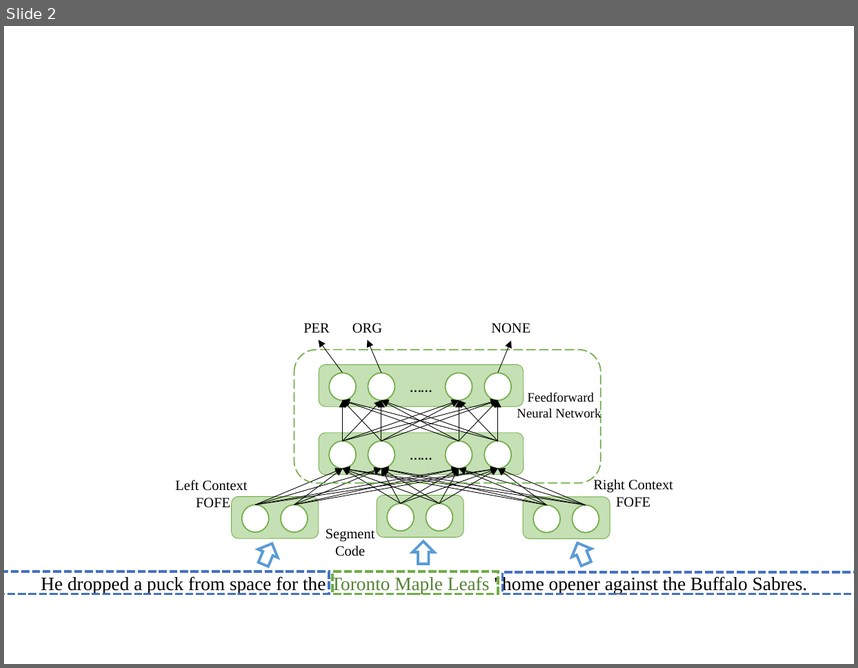
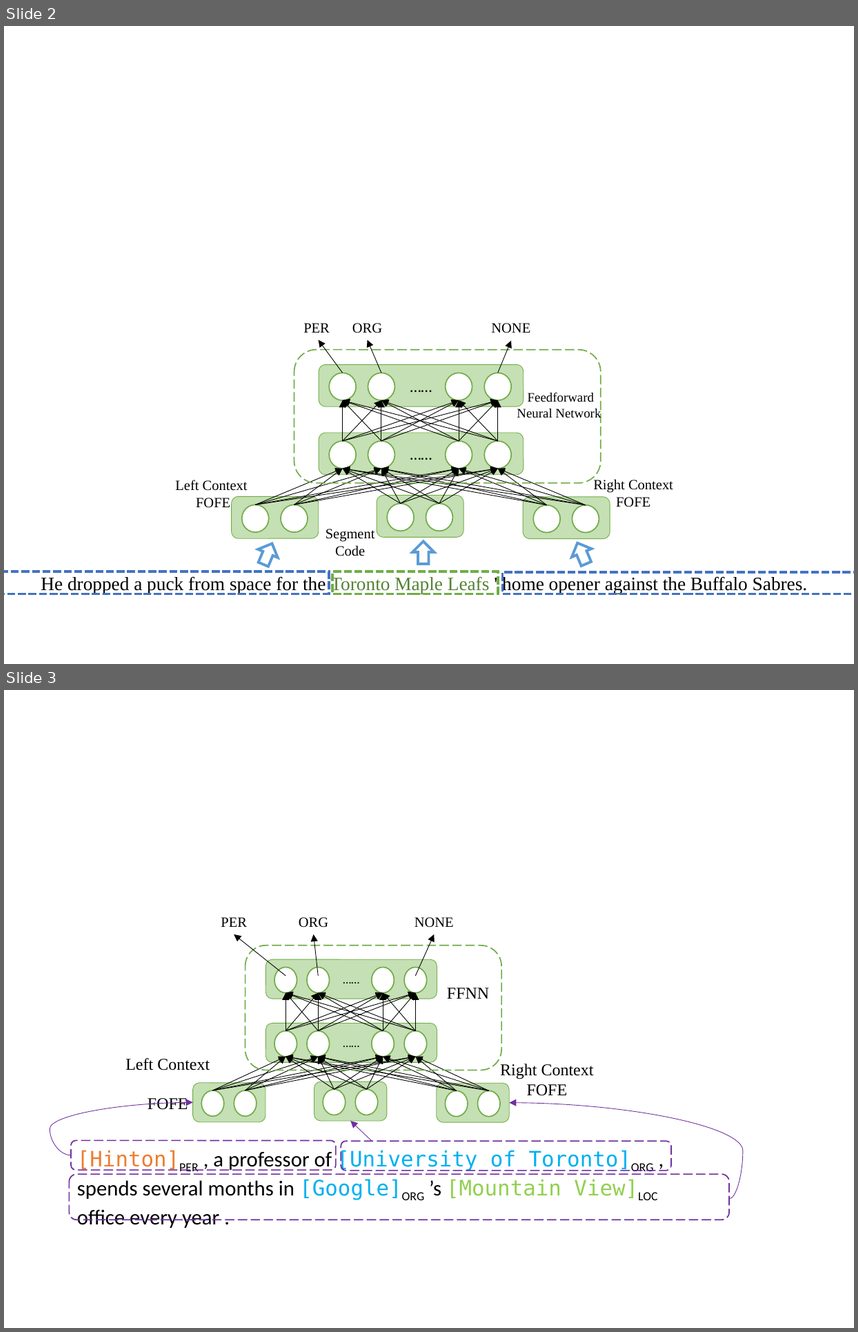
Before and after one commit to mowangphy/fofe-ner-acl2017, a slide deck: ppt.pptx. Shown one above the other, each under a label of ours: slide 2 before the commit, slides 2 and 3 after it. The pictures are 858x668 and 858x1332 pixels, drawn with LibreOffice and Linux fonts; fonts in the diff are those of the drawing. Boxes give left, top, right and bottom in pixels: in the first picture for what was removed or moved away, otherwise in the second. Text is boxed around its words. In the diff, an @@ line names an element or a change of style, - is before the commit and + after.

```diff
--- a/ppt.pptx
+++ b/ppt.pptx
@@ slide 3 added at bbox=[4, 690, 854, 1328], background #FFFFFF @@
@@ group added at bbox=[125, 917, 594, 1122]: 43 arrows, 14 ellipses, 6 rounded rectangles, 6 texts @@
+……
+……
+FFNN
+Right Context FOFE
+Left Context
+FOFE
+PER
+ORG
+NONE
@@ curved arrow added from (71, 1155) to (193, 1103), #7030A0 0.5 pt @@
@@ curved arrow added from (729, 1199) to (509, 1103), #7030A0 0.5 pt @@
@@ arrow added from (372, 1141) to (351, 1120), #7030A0 0.5 pt @@
@@ rounded rectangle added at bbox=[71, 1141, 337, 1170], outline #7030A0 1 pt dashed @@
@@ rounded rectangle added at bbox=[341, 1141, 671, 1170], outline #7030A0 1 pt dashed @@
@@ text added at bbox=[77, 1150, 657, 1228], 18 pt, text #000000 @@
+  [Hinton]PER , a professor of [University of Toronto]ORG , spends several months in [Google]ORG ’s [Mountain View]LOC office every year .
@@ rounded rectangle added at bbox=[70, 1174, 730, 1220], outline #7030A0 1 pt dashed @@
```
Also in this commit, not shown: 3 other slides added, 8 other files.
